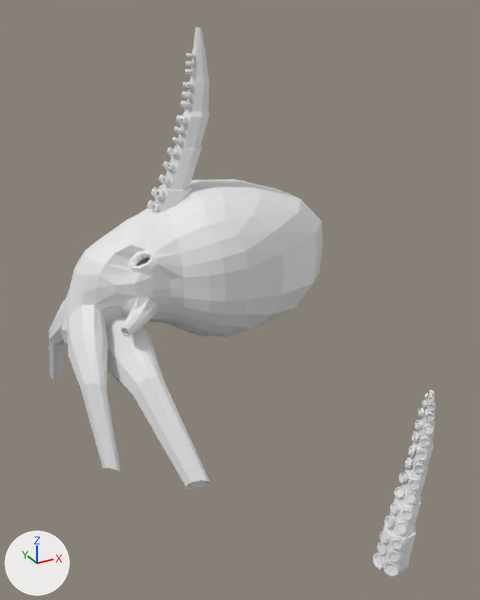
An edit to the Blender file Assets/models/tentacle.blend, drawn before and after from the same camera.
The view is the same before and after, from a 50 mm lens placed at (-25.6, -66.1, 28.5), pointed at (3.9, -12.5, 1.7). Arrows for +X, +Y and +Z are at lower left; the lights stay in place. The first picture is the older version. The same objects are shown in both versions, whatever each file hides.

Names of what the first picture shows: 'Cylinder.006', 'Cylinder.007', 'Roundcube', 'evil tentacle.001'.
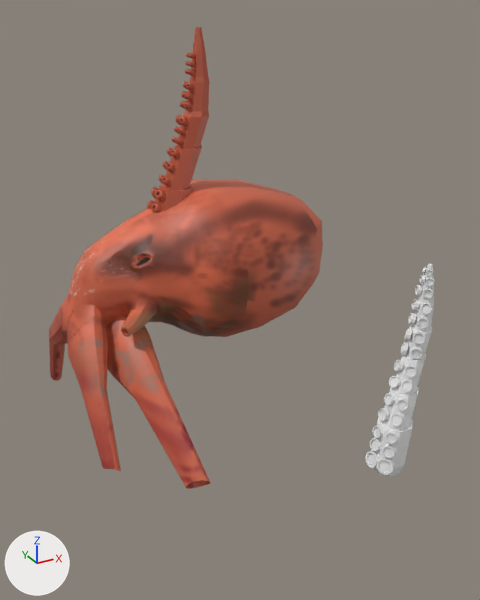
What differs and where, as boxes (x1, y1, x2, y2) in the pictures (480 x 600 px):
'Cylinder.007', moved
    before: (373, 393, 436, 576)
    after: (365, 267, 434, 475)
'Cylinder.006', moved
    before: (381, 390, 435, 577)
    after: (371, 264, 434, 477)
'evil tentacle.001', recoloured (white to red)
    both: (147, 27, 209, 213)
part 1 of me_roundcube, added (mostly hidden)
    after: (49, 179, 287, 381)
part 2 of me_roundcube, recoloured (white to red)
    before: (49, 179, 323, 489)
    after: (61, 183, 323, 489)

The change in detail:
Picture 'scurvy kraken base color' (img_scurvy_kraken_base_color) is new.
Picture 'evil tentacle.001 Base Color' (img_evil_tentacle_001_base_color) is new.
Material 'Material' (mat_material) is new.
Its texture is img_scurvy_kraken_base_color.
Material 'Material.001' (mat_material_001) is new.
Its texture is img_evil_tentacle_001_base_color.
me_cylinder_008 has 1880 vertices, 1872 faces and spans x -2.5..7.0, y -2.4..2.4, z -0.2..26.7.
me_cylinder_008 gains material mat_material_001 (picture img_evil_tentacle_001_base_color).
me_roundcube is used by ob_roundcube; location (0.0, 0.0, 0.0); scale (5.86, 5.86, 5.86).
me_roundcube had 345 vertices, 310 faces and spanned x -1.96..3.55, y -3.02..0.0, z -2.78..1.8.
me_roundcube now has 658 vertices, 622 faces and spans x -1.96..3.55, y -3.02..3.02, z -2.78..1.8.
Part 1, on me_roundcube:
267 vertices are added at x -1.96..3.5, y 0.14..2.05, z -2.62..1.8.
6 new vertices lie (0.08, -0.05, 0.01) away from vertices in x -1.12..-1.06, y 1.16..1.26, z -0.34..-0.23.
282 new faces join them.
me_roundcube part 2: 310 faces spanning x -1.96..3.55, y -3.02..0.0, z -2.78..1.8 switch from no material to mat_material (picture img_scurvy_kraken_base_color).
Other edits to the shape of me_roundcube do not show in these pictures.
Object 'Roundcube' (ob_roundcube) loses its MIRROR modifier named 'Mirror'.
Modifier setting removed (it was use_axis = (False, True, False)).
Modifier setting removed (it was use_clip = True).
Object 'Cylinder.006' (ob_cylinder_006) moves from (2.8, -38.6, -7.4) to (1.1, -38.6, 2.2).
Object 'Cylinder.007' (ob_cylinder_007) moves from (1.6, -38.5, -6.6) to (0.0, -38.5, 3.1).
